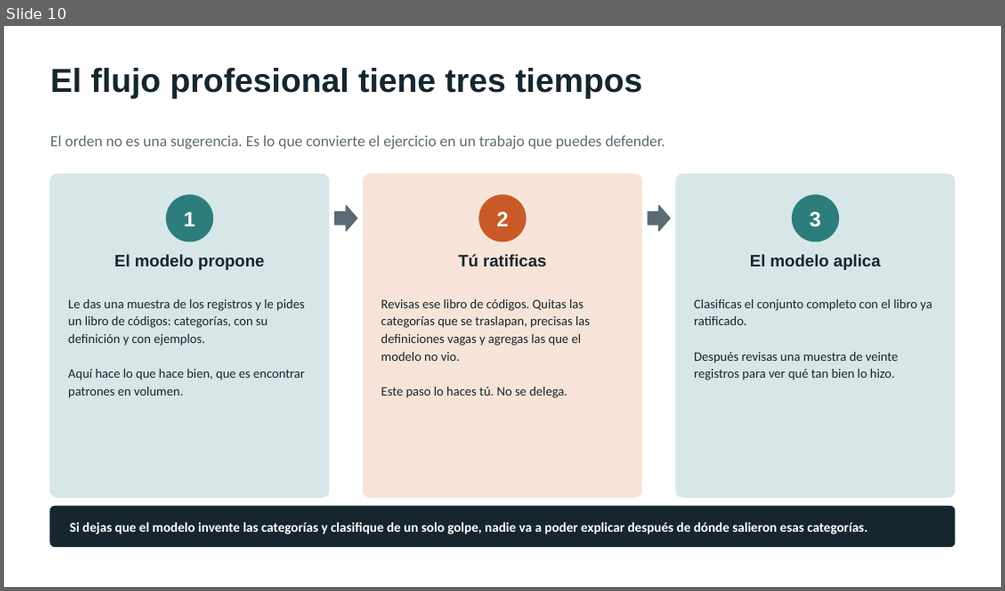
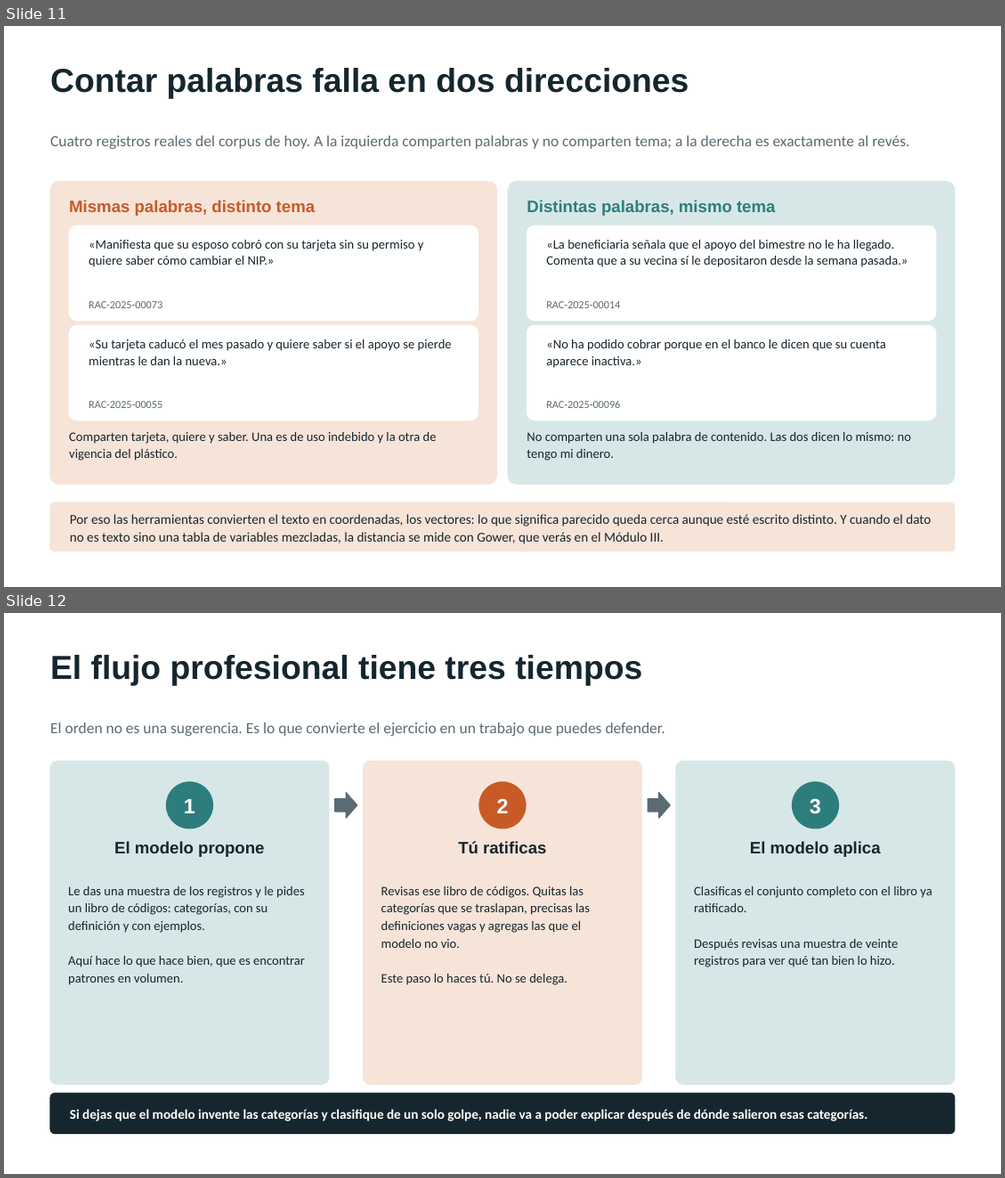
Before and after one commit to marvtrejo/curso-inegi-gen-ai, a slide deck: sesion-04/Sesion_04_PLN_Gestion_Documental.pptx. Shown one above the other, each under a label of ours: slide 10 before the commit, slides 11 and 12 after it. The pictures are 1005x591 and 1005x1178 pixels, drawn with LibreOffice and Linux fonts; fonts in the diff are those of the drawing. Boxes give left, top, right and bottom in pixels: in the first picture for what was removed or moved away, otherwise in the second. Text is boxed around its words. In the diff, an @@ line names an element or a change of style, - is before the commit and + after.

```diff
--- a/sesion-04/Sesion_04_PLN_Gestion_Documental.pptx
+++ b/sesion-04/Sesion_04_PLN_Gestion_Documental.pptx
@@ slide 11 added at <box>4,26,1001,587</box>, background #FFFFFF @@
@@ text added at <box>50,68,688,99</box>, 32 pt, text #16262E, bold @@
+Contar palabras falla en dos direcciones
@@ text added at <box>50,135,909,149</box>, 15 pt, text #5A6B73 @@
+Cuatro registros reales del corpus de hoy. A la izquierda comparten palabras y no comparten tema; a la derecha es exactamente al revés.
@@ rounded rectangle added at <box>50,182,497,484</box>, fill #F7E4D8, outline #F7E4D8 1 pt @@
@@ rounded rectangle added at <box>508,182,955,484</box>, fill #D7E7E7, outline #D7E7E7 1 pt @@
@@ text added at <box>69,200,315,216</box>, 16 pt, text #C85A28, bold @@
+Mismas palabras, distinto tema
@@ text added at <box>526,200,775,216</box>, 16 pt, text #2E7D7D, bold @@
+Distintas palabras, mismo tema
@@ rounded rectangle added at <box>69,225,478,321</box>, fill #FFFFFF, outline #FFFFFF 1 pt @@
@@ rounded rectangle added at <box>526,225,936,321</box>, fill #FFFFFF, outline #FFFFFF 1 pt @@
@@ text added at <box>89,240,424,267</box>, 12.5 pt, text #16262E @@
+«Manifiesta que su esposo cobró con su tarjeta sin su permiso y quiere saber cómo cambiar el NIP.»
@@ text added at <box>546,240,907,267</box>, 12.5 pt, text #16262E @@
+«La beneficiaria señala que el apoyo del bimestre no le ha llegado. Comenta que a su vecina sí le depositaron desde la semana pasada.»
@@ text added at <box>89,301,162,308</box>, 10.5 pt, text #5A6B73 @@
+RAC-2025-00073
@@ text added at <box>546,301,620,308</box>, 10.5 pt, text #5A6B73 @@
+RAC-2025-00014
@@ rounded rectangle added at <box>69,325,478,420</box>, fill #FFFFFF, outline #FFFFFF 1 pt @@
@@ text added at <box>89,339,452,365</box>, 12.5 pt, text #16262E @@
+«Su tarjeta caducó el mes pasado y quiere saber si el apoyo se pierde mientras le dan la nueva.»
@@ rounded rectangle added at <box>526,325,936,420</box>, fill #FFFFFF, outline #FFFFFF 1 pt @@
@@ text added at <box>546,339,886,368</box>, 12.5 pt, text #16262E @@
+«No ha podido cobrar porque en el banco le dicen que su cuenta aparece inactiva.»
@@ text added at <box>89,401,162,408</box>, 10.5 pt, text #5A6B73 @@
+RAC-2025-00055
@@ text added at <box>546,401,620,408</box>, 10.5 pt, text #5A6B73 @@
+RAC-2025-00096
@@ text added at <box>69,432,437,460</box>, 12.5 pt, text #16262E @@
+Comparten tarjeta, quiere y saber. Una es de uso indebido y la otra de vigencia del plástico.
@@ text added at <box>526,432,911,460</box>, 12.5 pt, text #16262E @@
+No comparten una sola palabra de contenido. Las dos dicen lo mismo: no tengo mi dinero.
@@ rounded rectangle added at <box>50,502,955,551</box>, fill #F7E4D8, outline #F7E4D8 1 pt @@
@@ text added at <box>70,514,930,544</box>, 13 pt, text #16262E @@
+Por eso las herramientas convierten el texto en coordenadas, los vectores: lo que significa parecido queda cerca aunque esté escrito distinto. Y cuando el dato no es texto sino una tabla de variables mezcladas, la distancia se mide con Gower, que verás en el Módulo III.
@@ what was slide 10 is now slide 12 @@
```
Also in this commit, not shown: 3 slides changed, 1 other slide added, 4 other files.
